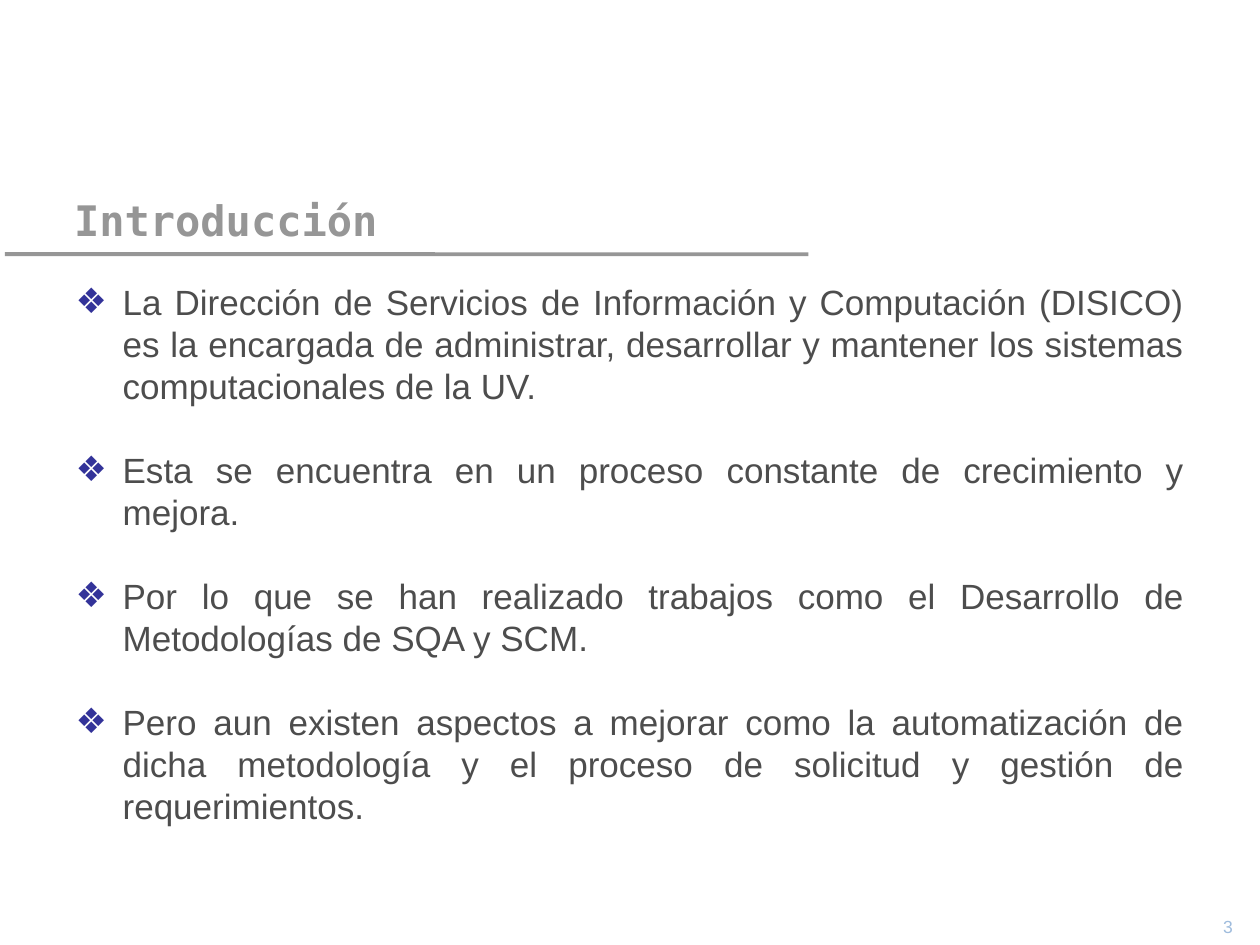
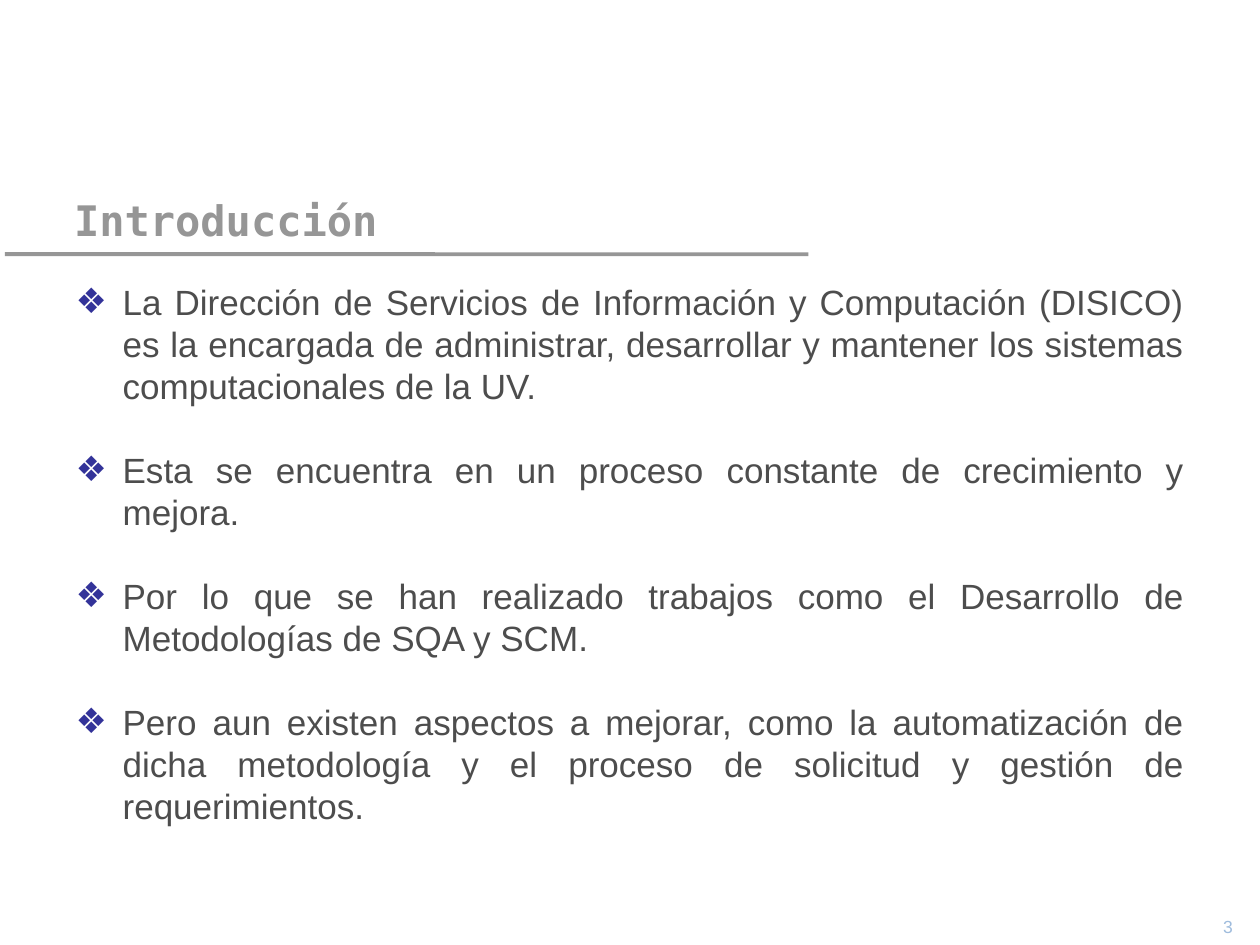
Before and after one commit to yano2h/TESIS, a slide deck: slide 3 of Informes/Propuesta en nueva Plantilla 2012/Precentacion_Propuesta_2012.ppt. Drawn at 1260x945 pixels with LibreOffice and Linux fonts; fonts in the diff are those of the drawing; background and template pictures are left out. Boxes give left, top, right and bottom in pixels: in the first picture for what was removed or moved away, otherwise in the second. Text is boxed around its words. In the diff, an @@ line names an element or a change of style, - is before the commit and + after.

```diff
--- a/Informes/Propuesta en nueva Plantilla 2012/Precentacion_Propuesta_2012.ppt
+++ b/Informes/Propuesta en nueva Plantilla 2012/Precentacion_Propuesta_2012.ppt
@@ text at box(123, 709, 1183, 826): text changed @@
-❖ Pero aun existen aspectos a mejorar como la automatización de dicha metodología y el proceso de solicitud y gestión de requerimientos.
+❖ Pero aun existen aspectos a mejorar, como la automatización de dicha metodología y el proceso de solicitud y gestión de requerimientos.
```
Also in this commit, not shown: 7 other slides changed, 2 other files.
